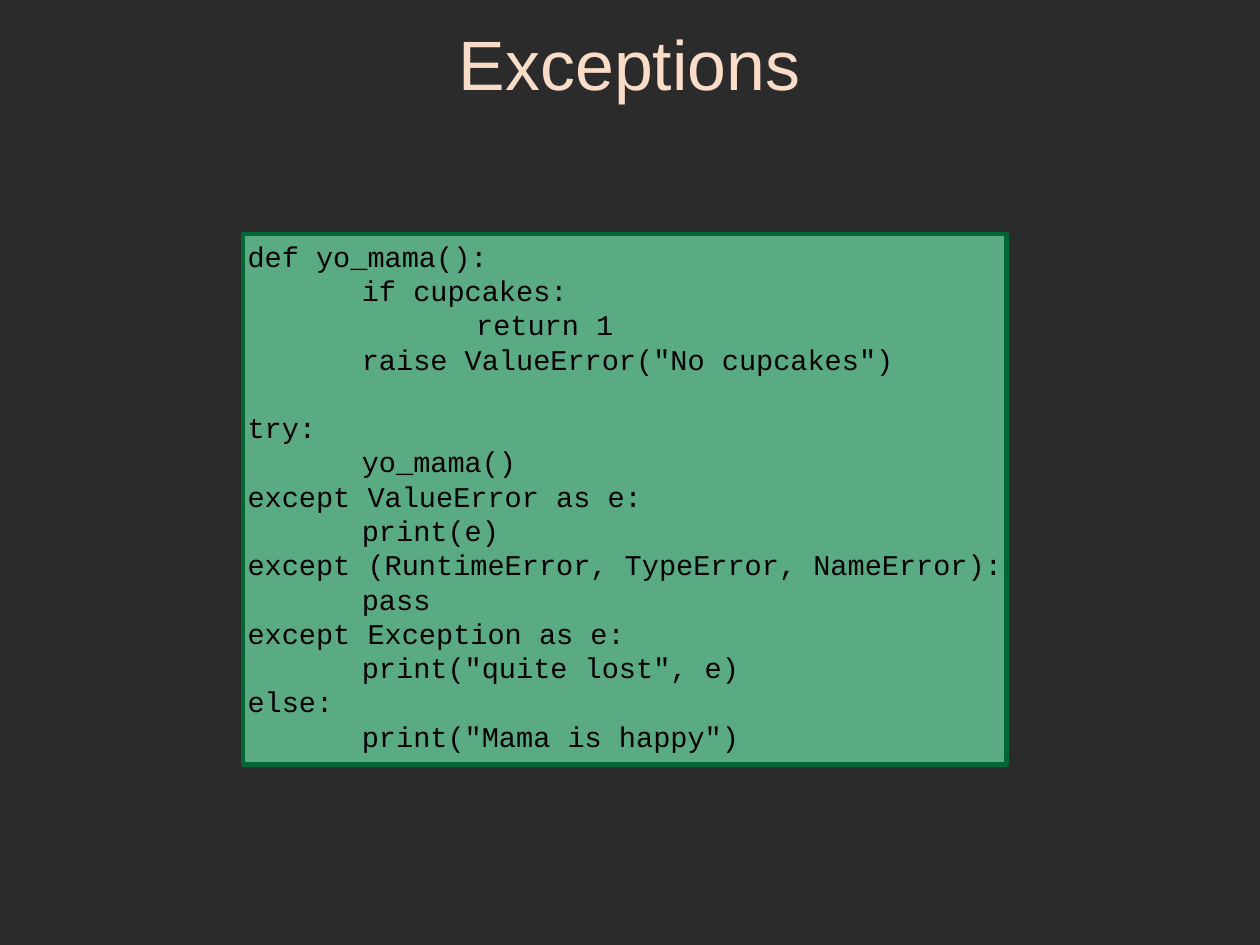
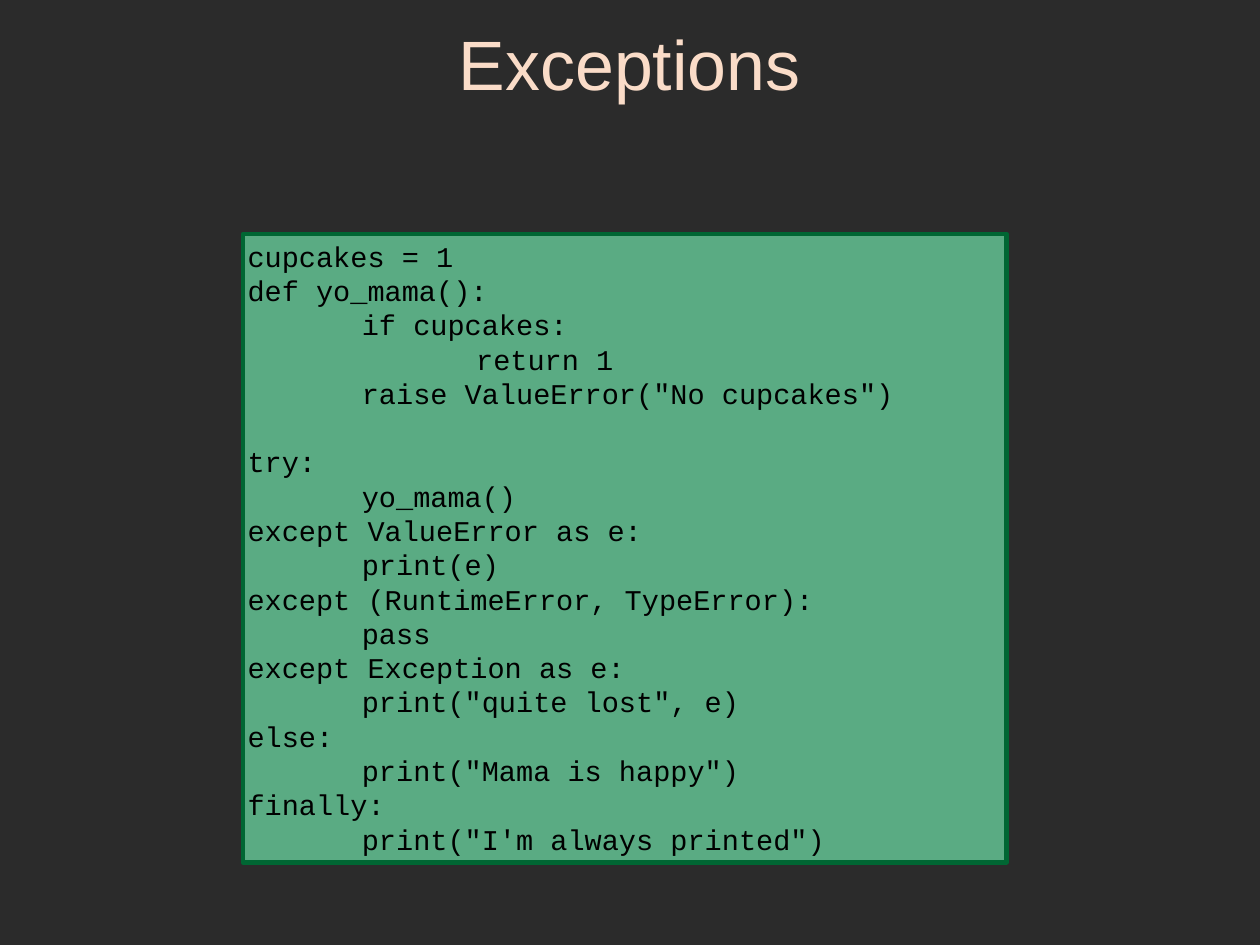
Before and after one commit to sphaero/workshops, a slide deck: slide 56 of PythonFu/presentation.odp (slide 48 before the commit). Drawn at 1260x945 pixels with LibreOffice and Linux fonts; fonts in the diff are those of the drawing; background and template pictures are left out; a plain dark background stands for a picture behind light text. Boxes give left, top, right and bottom in pixels: in the first picture for what was removed or moved away, otherwise in the second. Text is boxed around its words. In the diff, an @@ line names an element or a change of style, - is before the commit and + after.

```diff
--- a/PythonFu/presentation.odp
+++ b/PythonFu/presentation.odp
@@ rectangle "cupcakes = 1": place and size @@
-rectangle "cupcakes = 1" at box(244, 234, 1007, 765)
+rectangle "cupcakes = 1" at box(244, 234, 1007, 863)
@@ text in rectangle at box(248, 246, 453, 273): paragraph added @@
+cupcakes = 1
@@ text in rectangle at box(248, 589, 814, 616): text changed @@
-except (RuntimeError, TypeError, NameError):
+except (RuntimeError, TypeError):
@@ text in rectangle at box(248, 795, 824, 856): paragraphs added @@
+finally:
+print("I'm always printed")
```
Also in this commit, not shown: 8 other slides changed, 10 slides added, 1 slide removed, 2 other files.
